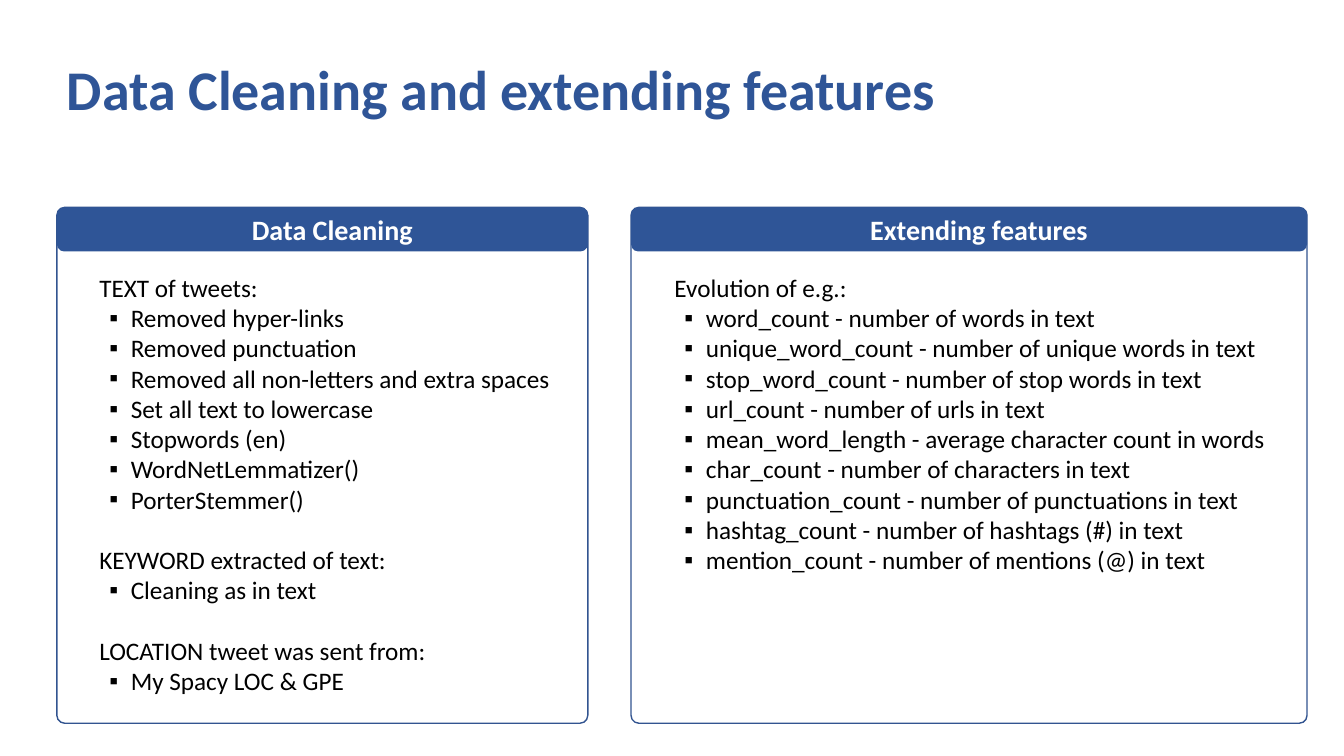
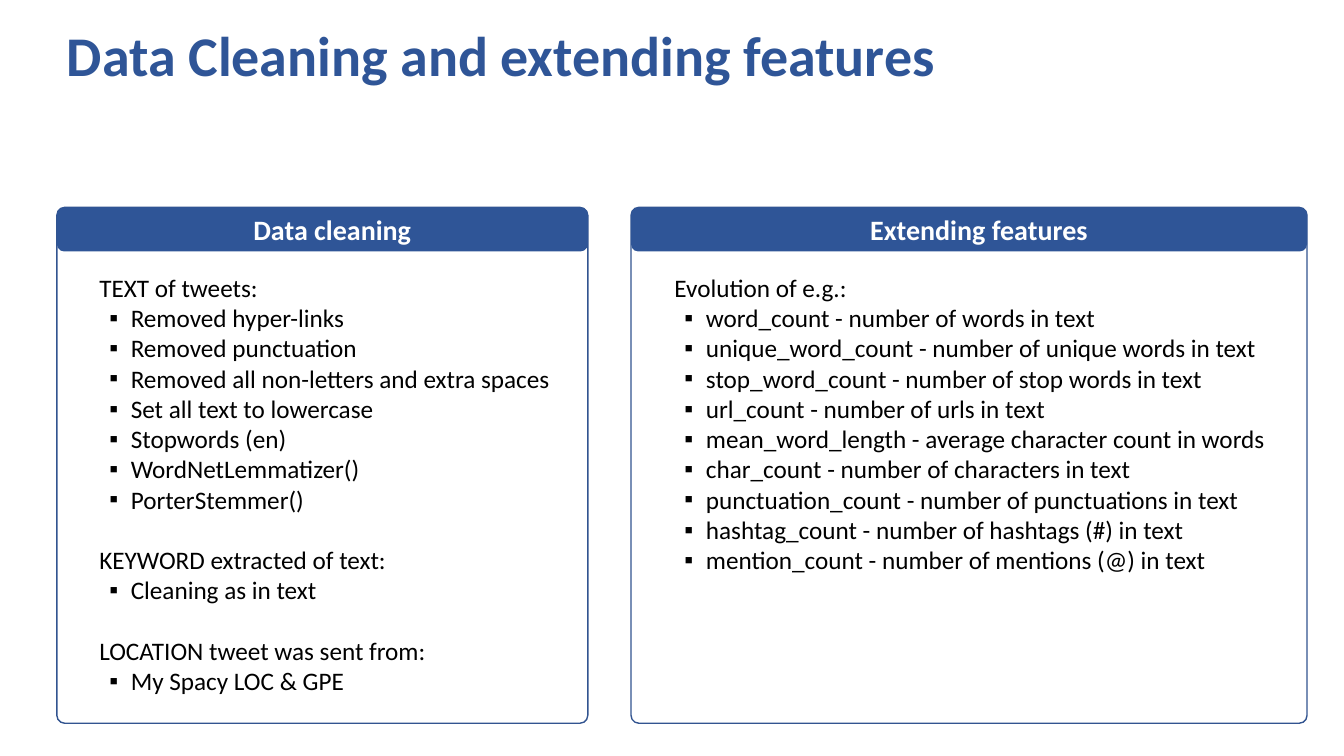
Before and after one commit to TTD-JPO/TDD-project, a slide deck: slide 5 of TDDetection_JED-PeW-OCF_2021009.pptx (slide 6 before the commit). Drawn at 1344x756 pixels with LibreOffice and Linux fonts; fonts in the diff are those of the drawing; background and template pictures are left out. Boxes give left, top, right and bottom in pixels: in the first picture for what was removed or moved away, otherwise in the second. Text is boxed around its words. In the diff, an @@ line names an element or a change of style, - is before the commit and + after.

```diff
--- a/TDDetection_JED-PeW-OCF_2021009.pptx
+++ b/TDDetection_JED-PeW-OCF_2021009.pptx
@@ title "Data Cleaning and extending features": place and size @@
-title "Data Cleaning and extending features" at (67,70,934,120)
+title "Data Cleaning and extending features" at (67,36,934,86)
@@ text in rounded rectangle at (253,220,411,245): text changed @@
-Data Cleaning
+Data cleaning
```
Also in this commit, not shown: 6 other slides changed, 3 slides added, 1 slide removed.
